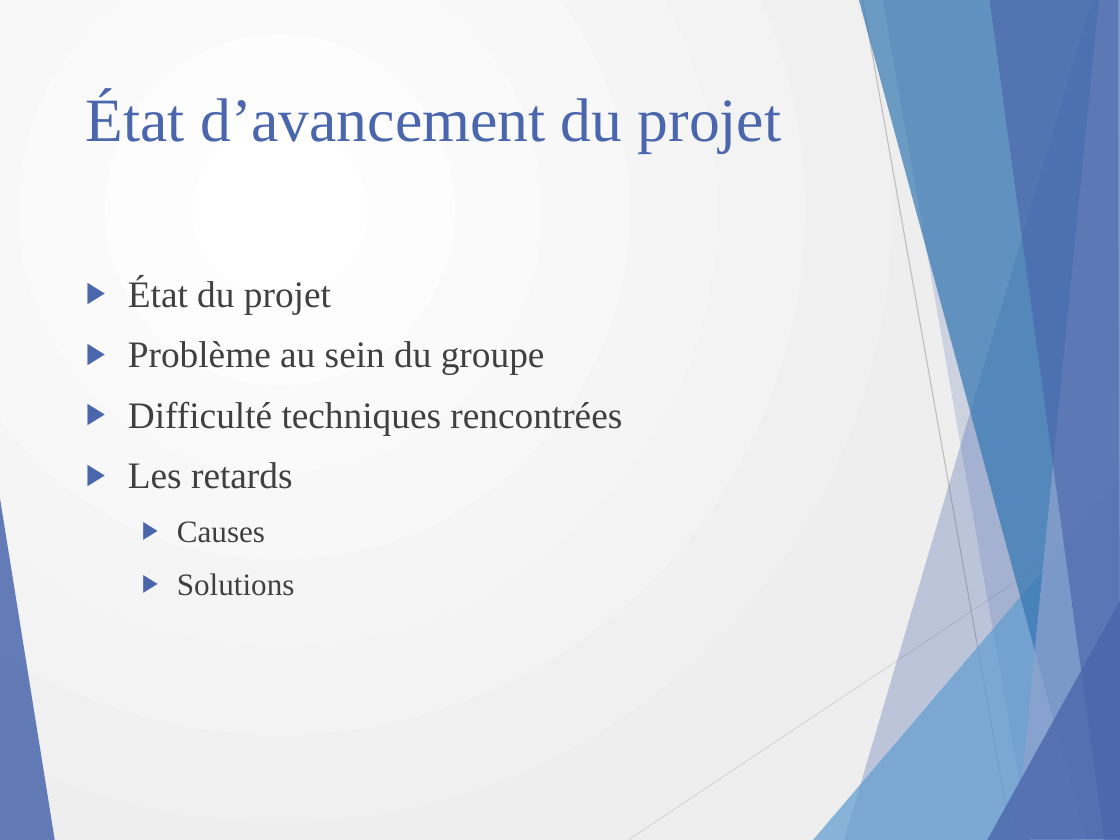
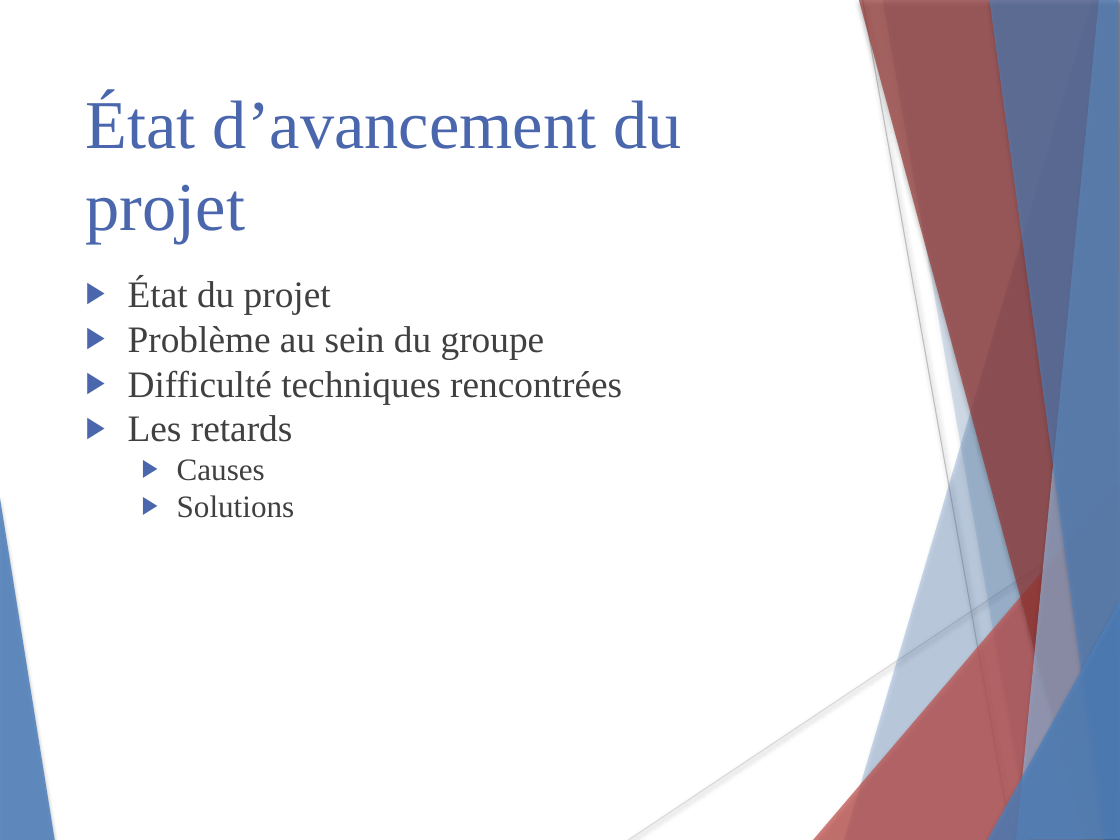
Before and after one commit to Nyahon/PRO, a slide deck: slide 7 of DARYLL.pptx. Drawn at 1120x840 pixels with LibreOffice and Linux fonts; fonts in the diff are those of the drawing. Boxes give left, top, right and bottom in pixels: in the first picture for what was removed or moved away, otherwise in the second. Text is boxed around its words. In the diff, an @@ line names an element or a change of style, - is before the commit and + after.

```diff
--- a/DARYLL.pptx
+++ b/DARYLL.pptx
@@ background gradient #FFFFFF to #EEEEEE to #FFFFFF @@
@@ freeform shape at (844, 0, 1120, 840): fill #4A66AC at 30% opacity to #4F81BD at 30% opacity; shadow on @@
@@ freeform shape at (859, 0, 1120, 840): fill #3477B2 at 70% opacity to #953735 at 70% opacity; shadow on @@
@@ line (862, 0) - (1012, 840): stroke #BFBFBF 0.75 pt to #BFBFBF 0.74 pt @@
@@ freeform shape at (883, 0, 1120, 840): fill #4A66AC at 20% opacity to #4F81BD at 20% opacity; shadow on @@
@@ freeform shape at (989, 0, 1120, 840): fill #4A66AC at 65% opacity to #4F81BD at 65% opacity; shadow on @@
@@ freeform shape at (1016, 0, 1120, 840): fill #90A2CF at 70% opacity to #95B3D7 at 70% opacity; shadow on @@
@@ text "État d’avancement du projet" at (86, 95, 682, 244): size 39.6 to 44 pt @@
@@ text "État du projet" at (128, 278, 622, 518): indent changed; less space between paragraphs @@
@@ freeform shape at (0, 492, 55, 840): fill #4A66AC at 85% opacity to #4F81BD at 85% opacity; shadow on @@
@@ freeform shape at (813, 480, 1120, 840): fill #629DD1 at 72% opacity to #C0504D at 72% opacity; shadow on @@
@@ line (628, 840) - (1120, 512): stroke #D9D9D9 0.75 pt to #D9D9D9 0.74 pt @@
@@ freeform shape at (987, 599, 1120, 840): fill #4A66AC at 80% opacity to #4F81BD at 80% opacity; shadow on @@
```
Also in this commit, not shown: 4 other slides changed, 7 slides added, 2 slides removed, 1 other file.
